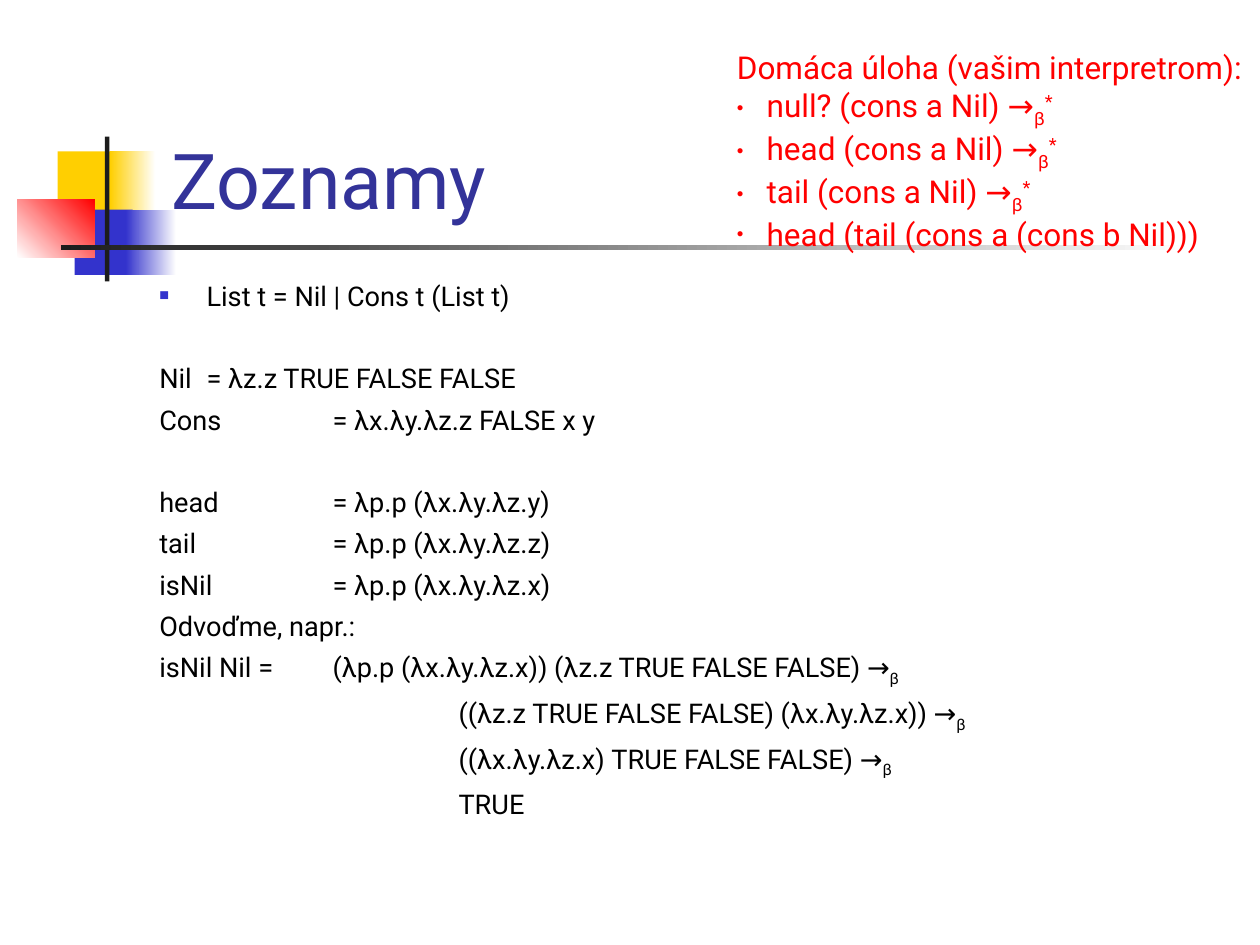
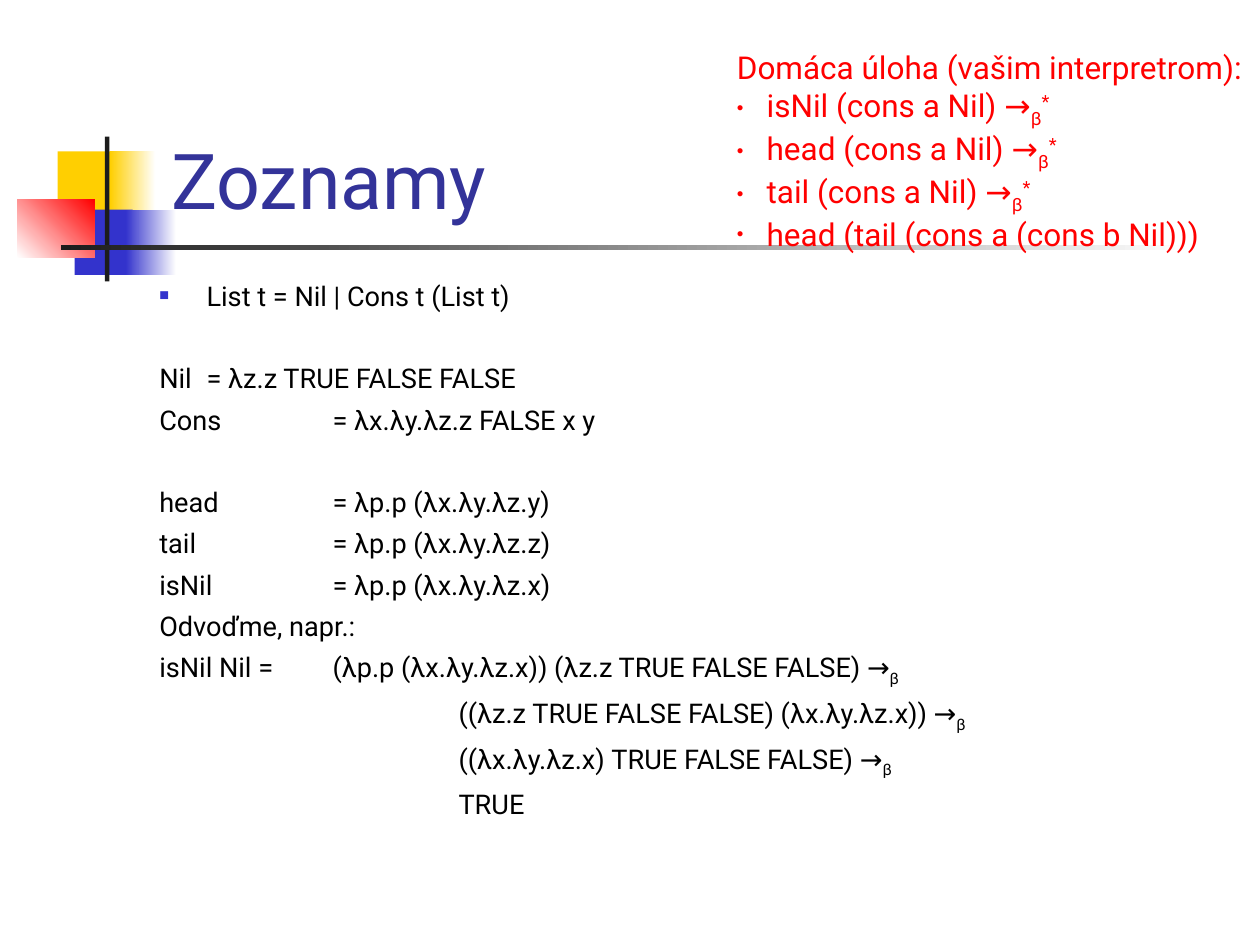
Before and after one commit to Funkcionalne/Prednasky, a slide deck: slide 25 of 06/06_fpro.ppt (slide 24 before the commit). Drawn at 1260x945 pixels with LibreOffice and Linux fonts; fonts in the diff are those of the drawing. Boxes give left, top, right and bottom in pixels: in the first picture for what was removed or moved away, otherwise in the second. Text is boxed around its words. In the diff, an @@ line names an element or a change of style, - is before the commit and + after.

```diff
--- a/06/06_fpro.ppt
+++ b/06/06_fpro.ppt
@@ text at <box>767,92,1042,129</box>: text changed @@
-• null? (cons a Nil) →β*
+• isNil (cons a Nil) →β*
```
Also in this commit, not shown: 8 other slides changed, 3 slides added, 1 other file.
